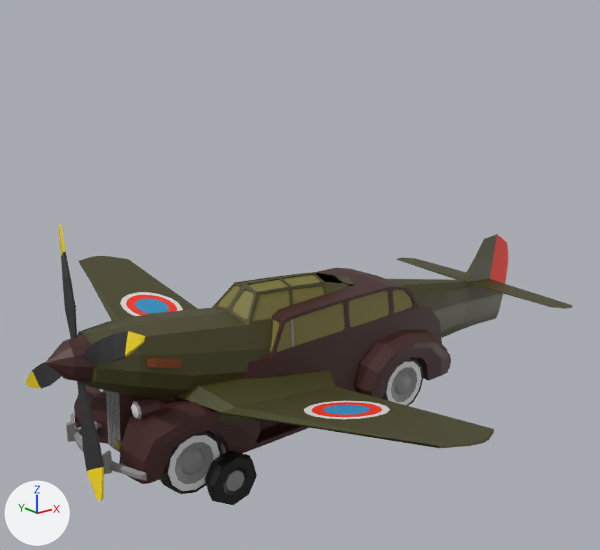
One commit to the glTF model Objects.glb: the scene before it, then after it.
The view is the same before and after, from a camera (50 mm lens) standing at (-8.23, -10.74, 5.75) and looking at (0.54, 0.23, 1.37). Lighting does not change. The marker at lower left points along +X, +Y and +Z. The picture after the commit comes second. Where no turn or scale is listed for an object, it has been applied to the vertices. Vertices at exactly the same position are counted once.

Script lines for the objects in view, before the commit:
```python
me_cube_006 = bpy.data.meshes.new('Cube.006')
me_cube_006.from_pydata(...)  # 1137 vertices, 2170 faces; spans x -3.8..3.49, y -1.24..1.24, z -1.18..1.18
me_cube_006.materials.append(mat_base)  # picture img_colorpallete
me_cylinder_002 = bpy.data.meshes.new('Cylinder.002')
me_cylinder_002.from_pydata(...)  # 1133 vertices, 2062 faces; spans x -4.26..6.15, y -5.16..5.16, z -1.48..2.79
me_cylinder_002.materials.append(mat_base)  # picture img_colorpallete
ob_oldcar2 = bpy.data.objects.new('OldCar2', me_cube_006)
ob_oldcar2.location = (0.0, 0.0, 0.0)
ob_plane = bpy.data.objects.new('Plane', me_cylinder_002)
ob_plane.location = (0.0, 0.0, 0.0)
```
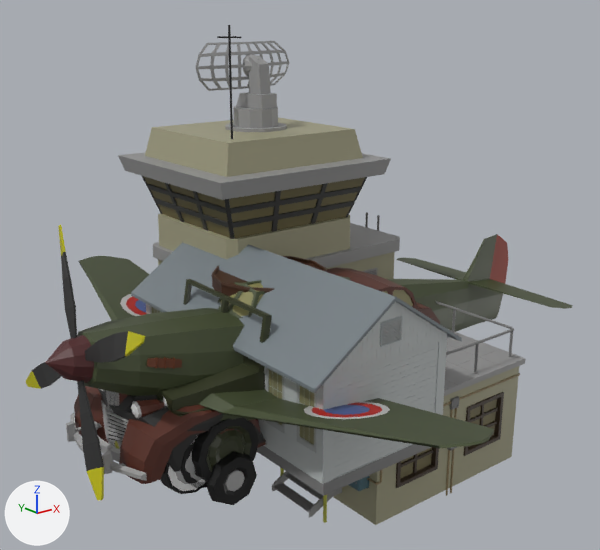
Patch to the scene script:
```diff
--- a/Objects.glb.py
+++ b/Objects.glb.py
@@ mat_defaultmaterial_007 @@
+mat_defaultmaterial_007 = bpy.data.materials.new('DefaultMaterial.007')
+mat_defaultmaterial_007.use_nodes = True; mat_defaultmaterial_007.node_tree.nodes.clear()
+_N = mat_defaultmaterial_007.node_tree.nodes; _L = mat_defaultmaterial_007.node_tree.links
+n0 = _N.new('ShaderNodeOutputMaterial'); n0.name = 'Material Output'
+n1 = _N.new('ShaderNodeBsdfPrincipled'); n1.name = 'Principled BSDF'
+n2 = _N.new('ShaderNodeVertexColor'); n2.name = 'Color Attribute'
+_L.new(n1.outputs[0], n0.inputs[0])  # 'BSDF' to 'Surface'
+_L.new(n2.outputs[0], n1.inputs[0])  # 'Color' to 'Base Color'
@@ mat_defaultmaterial_006 @@
+mat_defaultmaterial_006 = bpy.data.materials.new('DefaultMaterial.006')
+mat_defaultmaterial_006.use_nodes = True; mat_defaultmaterial_006.node_tree.nodes.clear()
+_N = mat_defaultmaterial_006.node_tree.nodes; _L = mat_defaultmaterial_006.node_tree.links
+n0 = _N.new('ShaderNodeOutputMaterial'); n0.name = 'Material Output'
+n1 = _N.new('ShaderNodeBsdfPrincipled'); n1.name = 'Principled BSDF'
+n2 = _N.new('ShaderNodeVertexColor'); n2.name = 'Color Attribute'
+_L.new(n1.outputs[0], n0.inputs[0])  # 'BSDF' to 'Surface'
+_L.new(n2.outputs[0], n1.inputs[0])  # 'Color' to 'Base Color'
@@ mat_defaultmaterial_005 @@
+mat_defaultmaterial_005 = bpy.data.materials.new('DefaultMaterial.005')
+mat_defaultmaterial_005.use_nodes = True; mat_defaultmaterial_005.node_tree.nodes.clear()
+_N = mat_defaultmaterial_005.node_tree.nodes; _L = mat_defaultmaterial_005.node_tree.links
+n0 = _N.new('ShaderNodeOutputMaterial'); n0.name = 'Material Output'
+n1 = _N.new('ShaderNodeBsdfPrincipled'); n1.name = 'Principled BSDF'
+n2 = _N.new('ShaderNodeVertexColor'); n2.name = 'Color Attribute'
+_L.new(n1.outputs[0], n0.inputs[0])  # 'BSDF' to 'Surface'
+_L.new(n2.outputs[0], n1.inputs[0])  # 'Color' to 'Base Color'
@@ mat_defaultmaterial_004 @@
+mat_defaultmaterial_004 = bpy.data.materials.new('DefaultMaterial.004')
+mat_defaultmaterial_004.use_nodes = True; mat_defaultmaterial_004.node_tree.nodes.clear()
+_N = mat_defaultmaterial_004.node_tree.nodes; _L = mat_defaultmaterial_004.node_tree.links
+n0 = _N.new('ShaderNodeOutputMaterial'); n0.name = 'Material Output'
+n1 = _N.new('ShaderNodeBsdfPrincipled'); n1.name = 'Principled BSDF'
+n2 = _N.new('ShaderNodeVertexColor'); n2.name = 'Color Attribute'
+_L.new(n1.outputs[0], n0.inputs[0])  # 'BSDF' to 'Surface'
+_L.new(n2.outputs[0], n1.inputs[0])  # 'Color' to 'Base Color'
@@ mat_defaultmaterial_003 @@
+mat_defaultmaterial_003 = bpy.data.materials.new('DefaultMaterial.003')
+mat_defaultmaterial_003.use_nodes = True; mat_defaultmaterial_003.node_tree.nodes.clear()
+_N = mat_defaultmaterial_003.node_tree.nodes; _L = mat_defaultmaterial_003.node_tree.links
+n0 = _N.new('ShaderNodeOutputMaterial'); n0.name = 'Material Output'
+n1 = _N.new('ShaderNodeBsdfPrincipled'); n1.name = 'Principled BSDF'
+n2 = _N.new('ShaderNodeVertexColor'); n2.name = 'Color Attribute'
+_L.new(n1.outputs[0], n0.inputs[0])  # 'BSDF' to 'Surface'
+_L.new(n2.outputs[0], n1.inputs[0])  # 'Color' to 'Base Color'
@@ mat_defaultmaterial_002 @@
+mat_defaultmaterial_002 = bpy.data.materials.new('DefaultMaterial.002')
+mat_defaultmaterial_002.use_nodes = True; mat_defaultmaterial_002.node_tree.nodes.clear()
+_N = mat_defaultmaterial_002.node_tree.nodes; _L = mat_defaultmaterial_002.node_tree.links
+n0 = _N.new('ShaderNodeOutputMaterial'); n0.name = 'Material Output'
+n1 = _N.new('ShaderNodeBsdfPrincipled'); n1.name = 'Principled BSDF'
+n2 = _N.new('ShaderNodeVertexColor'); n2.name = 'Color Attribute'
+_L.new(n1.outputs[0], n0.inputs[0])  # 'BSDF' to 'Surface'
+_L.new(n2.outputs[0], n1.inputs[0])  # 'Color' to 'Base Color'
@@ mat_defaultmaterial @@
+mat_defaultmaterial = bpy.data.materials.new('DefaultMaterial')
+mat_defaultmaterial.use_nodes = True; mat_defaultmaterial.node_tree.nodes.clear()
+_N = mat_defaultmaterial.node_tree.nodes; _L = mat_defaultmaterial.node_tree.links
+n0 = _N.new('ShaderNodeOutputMaterial'); n0.name = 'Material Output'
+n1 = _N.new('ShaderNodeBsdfPrincipled'); n1.name = 'Principled BSDF'
+n2 = _N.new('ShaderNodeVertexColor'); n2.name = 'Color Attribute'
+_L.new(n1.outputs[0], n0.inputs[0])  # 'BSDF' to 'Surface'
+_L.new(n2.outputs[0], n1.inputs[0])  # 'Color' to 'Base Color'
@@ me_cylinder_002 @@
 me_cylinder_002.from_pydata(...)  # 1133 vertices, 2062 faces; spans x -4.26..6.15, y -5.16..5.16, z -1.48..2.79
-me_cylinder_002.materials.append(mat_base)  # picture img_colorpallete
+# me_cylinder_002 part 1: vertex colours changed
+me_cylinder_002.materials.append(mat_defaultmaterial_006)
@@ me_cube_006 @@
 me_cube_006.from_pydata(...)  # 1137 vertices, 2170 faces; spans x -3.8..3.49, y -1.24..1.24, z -1.18..1.18
-me_cube_006.materials.append(mat_base)  # picture img_colorpallete
+me_cube_006.materials.append(mat_defaultmaterial_007)
@@ ob_jeep @@
+ob_jeep = bpy.data.objects.new('Jeep', me_cube_011)  # 977 vertices, 1862 faces; spans x -2.78..2.86, y -1.34..1.34, z -1.16..1.41
+ob_jeep.location = (-0.35, 0.0, 0.0)
@@ ob_oldcar1 @@
+ob_oldcar1 = bpy.data.objects.new('OldCar1', me_cube_001)  # 1044 vertices, 1910 faces; spans x -3.59..3.51, y -1.25..1.25, z -1.19..1.18
+ob_oldcar1.location = (0.0, 0.0, 0.0)
@@ ob_barrel @@
+ob_barrel = bpy.data.objects.new('Barrel', me_cylinder_001)  # 204 vertices, 396 faces; spans x -1.03..1.03, y -0.63..1.43, z -1.5..1.51
+ob_barrel.location = (0.0, 0.0, 0.0)
@@ ob_commandcenter @@
+ob_commandcenter = bpy.data.objects.new('CommandCenter', me_cube_014)  # 5614 vertices, 8005 faces; spans x -2.23..2.74, y -3.44..3.19, z -2.58..5.35
+ob_commandcenter.location = (1.38, 1.01, 0.24)
@@ ob_barrack @@
+ob_barrack = bpy.data.objects.new('Barrack', me_cube)  # 2437 vertices, 2778 faces; spans x -1.52..1.65, y -2.68..2.68, z -1.0..2.03
+ob_barrack.location = (0.0, 0.0, 0.0)
```

Pixel boxes [x1, y1, x2, y2] of what changed, in the pictures (600 x 550 px):
'CommandCenter', added: after [118, 25, 526, 525]
'Plane', recoloured: [26, 225, 508, 501] in both
'Barrack', added: after [131, 242, 462, 496]
'OldCar2', recoloured: [66, 268, 440, 491] in both
'Jeep', added: after [157, 279, 272, 481]
'OldCar1', added: after [98, 389, 266, 488]
'Barrel', added (mostly hidden): after [211, 256, 327, 452]
